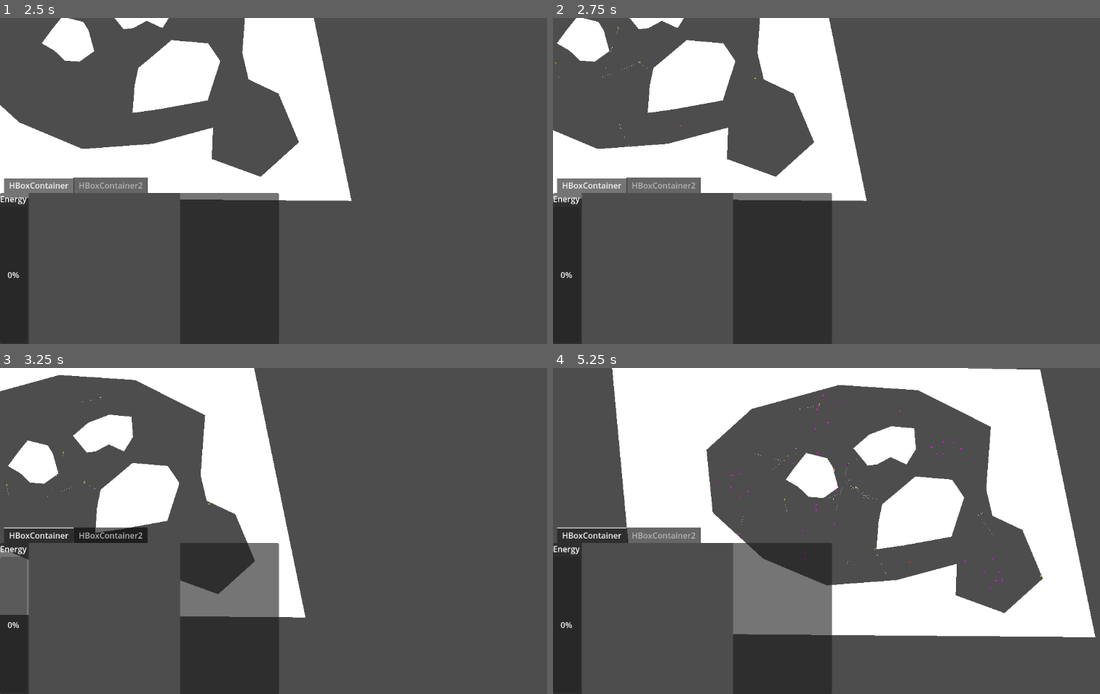
Above: before the commit, frames 1-4 (two rows, left to right).
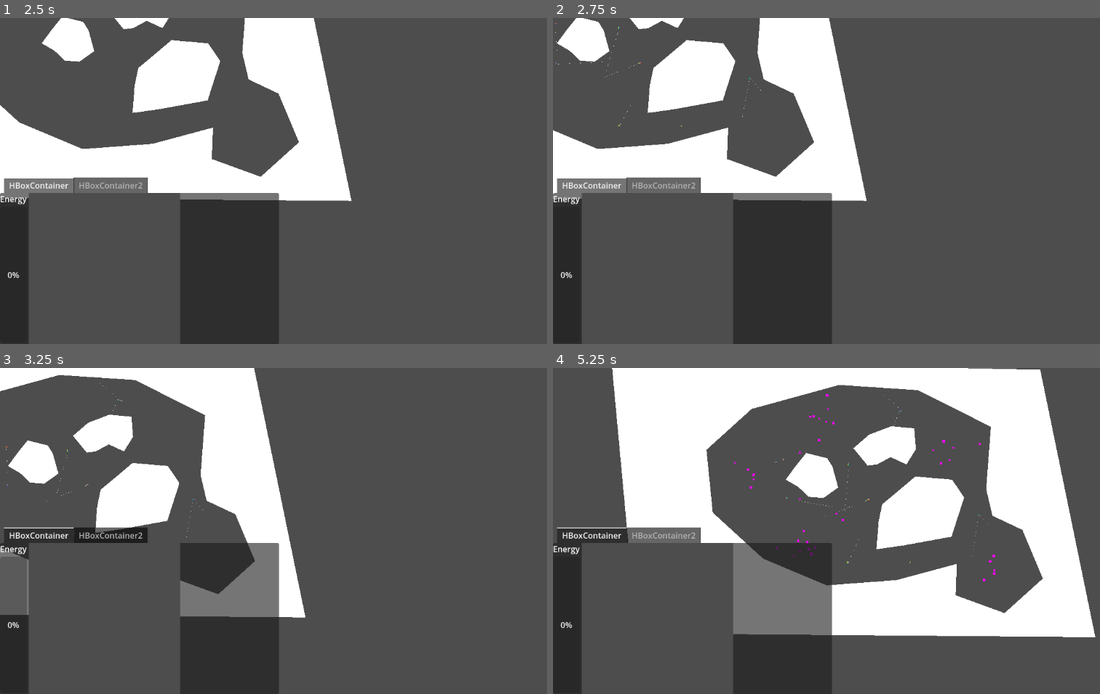
Above: after the commit, the same moments.

Repository: 06gusmog/EVOLUTIONATOR-4000
Game: Godot game, scene res://Misc/world.tscn
Same seed, same stepped clock (60 frames per second), same inputs: the game is played once before the commit and once after it.
Inputs (mouse positions are in pixels of both pictures, inside the frame that each line leads up to):
- Up to frame 1 (2.5 s): tap Enter at 0.5 s; move the mouse to (415, 164) at 0.52 s; hold Right (right) 0.53-1.28 s; click (415, 164) at 0.6 s; move the mouse to (175, 197) at 1.27 s; hold Down (down) 1.28-2.03 s; tap P (test input) at 1.35 s; move the mouse to (350, 109) at 2.02 s; hold Right (right) from 2.03 s (still down); tap Shift (zoom_in) at 2.1 s
- Up to frame 2 (2.75 s): keep holding Right (right)
- Up to frame 3 (3.25 s): move the mouse to (131, 475) at 2.77 s; release Right (right) at 2.78 s; hold Up (up) from 2.78 s (still down); tap Ctrl (zoom_out) at 2.85 s
- Up to frame 4 (5.25 s): move the mouse to (645, 436) at 3.52 s; release Up (up) at 3.53 s; hold Left (left) 3.53-5.03 s; click (645, 436) at 3.6 s; move the mouse to (629, 547) at 4.27 s; tap P (test input) at 4.35 s; move the mouse to (826, 501) at 5.02 s; hold Down (down) from 5.03 s (still down); tap Shift (zoom_in) at 5.1 s

Frame 1 is identical in both runs. In frame 2, less than 0.1% of the frame differs, in the area x 0-39%, y 1-40%; in frame 3, less than 0.1%; in frame 4, 0.3%, in the area x 30-90%, y 8-68%.
Error before the commit: Attempt to call function 'store_line' in base 'null instance' on a null instance. (res://Misc/SimulationHandler.gd:169)
Error after the commit: Attempt to call function 'store_line' in base 'null instance' on a null instance. (res://Misc/SimulationHandler.gd:168)

Commit message:
whoops lol

Diff:
--- /dev/null
+++ b/Godot/Cell Types/Scenes/armor_cell.tscn
@@ -0,0 +1,12 @@
+[gd_scene load_steps=4 format=3 uid="uid://ctv7ofyjdy2dx"]
+
+[ext_resource type="Shape2D" uid="uid://v66p2r8ukumf" path="res://Standards/cell_shape.tres" id="1_vpxns"]
+[ext_resource type="Script" path="res://Cell Types/Scripts/ArmorCell.gd" id="2_21s4b"]
+[ext_resource type="Texture2D" uid="uid://be6tg6lcyhdvt" path="res://Misc/visuals/1_white_pixel.png" id="3_el5lo"]
+
+[node name="ArmorCell" type="CollisionShape2D"]
+shape = ExtResource("1_vpxns")
+script = ExtResource("2_21s4b")
+
+[node name="Sprite2D" type="Sprite2D" parent="."]
+texture = ExtResource("3_el5lo")
--- a/Godot/Cell Types/Scenes/eye_cell.tscn
+++ b/Godot/Cell Types/Scenes/eye_cell.tscn
@@ -9,6 +9,7 @@
 script = ExtResource("2_x5267")
 
 [node name="RayCast2D" type="RayCast2D" parent="."]
+collision_mask = 7
 collide_with_areas = true
 
 [node name="Line2D" type="Line2D" parent="."]
--- /dev/null
+++ b/Godot/Cell Types/Scenes/hearing_cell.tscn
@@ -0,0 +1,22 @@
+[gd_scene load_steps=5 format=3 uid="uid://0mhqxtrvoc5l"]
+
+[ext_resource type="Shape2D" uid="uid://v66p2r8ukumf" path="res://Standards/cell_shape.tres" id="1_m638y"]
+[ext_resource type="Script" path="res://Cell Types/Scripts/HearingCell.gd" id="2_vnun1"]
+[ext_resource type="Texture2D" uid="uid://be6tg6lcyhdvt" path="res://Misc/visuals/1_white_pixel.png" id="3_fssiw"]
+
+[sub_resource type="CircleShape2D" id="CircleShape2D_uea70"]
+
+[node name="HearingCell" type="CollisionShape2D"]
+shape = ExtResource("1_m638y")
+script = ExtResource("2_vnun1")
+
+[node name="Sprite2D" type="Sprite2D" parent="."]
+texture = ExtResource("3_fssiw")
+
+[node name="Area2D" type="Area2D" parent="."]
+scale = Vector2(0.1, 0.1)
+collision_mask = 2
+monitorable = false
+
+[node name="CollisionShape2D" type="CollisionShape2D" parent="Area2D"]
+shape = SubResource("CircleShape2D_uea70")
--- /dev/null
+++ b/Godot/Cell Types/Scenes/smelling_cell.tscn
@@ -0,0 +1,22 @@
+[gd_scene load_steps=5 format=3 uid="uid://t5c86xlsoyfm"]
+
+[ext_resource type="Shape2D" uid="uid://v66p2r8ukumf" path="res://Standards/cell_shape.tres" id="1_0oauv"]
+[ext_resource type="Script" path="res://Cell Types/Scripts/SmellingCell.gd" id="2_bh51n"]
+[ext_resource type="Texture2D" uid="uid://be6tg6lcyhdvt" path="res://Misc/visuals/1_white_pixel.png" id="3_i0pag"]
+
+[sub_resource type="CircleShape2D" id="CircleShape2D_uea70"]
+
+[node name="HearingCell" type="CollisionShape2D"]
+shape = ExtResource("1_0oauv")
+script = ExtResource("2_bh51n")
+
+[node name="Sprite2D" type="Sprite2D" parent="."]
+texture = ExtResource("3_i0pag")
+
+[node name="Area2D" type="Area2D" parent="."]
+scale = Vector2(0.1, 0.1)
+collision_mask = 4
+monitorable = false
+
+[node name="CollisionShape2D" type="CollisionShape2D" parent="Area2D"]
+shape = SubResource("CircleShape2D_uea70")
--- /dev/null
+++ b/Godot/Cell Types/Scripts/ArmorCell.gd
@@ -0,0 +1,4 @@
+extends Cell
+
+func _interpret_special_sauce(_special_sauce):
+	tags.append('Inedible')
--- a/Godot/Cell Types/Scripts/EyeCell.gd
+++ b/Godot/Cell Types/Scripts/EyeCell.gd
@@ -8,7 +8,7 @@
 func _interpret_special_sauce(special_sauce):
 	var sauce_values = get_from_sauce(special_sauce, ['angle', 'weight'])
 	angle = sauce_values[0]
-	distance = sauce_values[1] * distance_factor
+	distance = (sauce_values[1] + 1) * distance_factor
 	ray_cast_2d.target_position = Vector2(cos(angle), sin(angle)) * distance
 	line_2d.points = [Vector2(0,0), ray_cast_2d.target_position]
 	tags.append('Output')
@@ -16,7 +16,7 @@
 func _update_output(_input):
 	if ray_cast_2d.is_colliding():
 		var collision_point = ray_cast_2d.get_collision_point()
-		var collision_distance = collision_point.distance_to(Vector2(0,0))
-		output = collision_distance / distance
+		var collision_distance = to_local(collision_point).distance_to(Vector2(0,0))
+		output = (distance - collision_distance) / distance
 	else:
-		output = 0.0
+		output = -1
--- /dev/null
+++ b/Godot/Cell Types/Scripts/HearingCell.gd
@@ -0,0 +1,29 @@
+extends Cell
+var distance: int
+var distance_factor = 10
+@onready var area_2d = $Area2D
+
+func _interpret_special_sauce(special_sauce):
+	var sauce_values = get_from_sauce(special_sauce, ['weight'])
+	distance = (sauce_values[0] + 1) * distance_factor
+	area_2d.scale = Vector2(0.1 * distance, 0.1 * distance)
+	tags.append('Output')
+
+func _update_output(_input):
+	var bodies_in_range = area_2d.get_overlapping_bodies()
+	if len(bodies_in_range) == 0:
+		output = -1
+	else:
+		var dist2 = []
+		for body in bodies_in_range:
+			if body == self.get_parent():
+				continue
+			dist2.append(to_local(body.position).distance_squared_to(self.position))
+		if len(dist2) == 0:
+			output = -1
+			return
+		var min_dist2 = dist2.min()
+		var collision_distance = sqrt(min_dist2)
+		if collision_distance > distance:
+			collision_distance = distance
+		output = (distance - collision_distance) / distance
--- a/Godot/Cell Types/Scripts/MoveCell.gd
+++ b/Godot/Cell Types/Scripts/MoveCell.gd
@@ -8,11 +8,11 @@
 func _interpret_special_sauce(special_sauce):
 	var sauce_values = get_from_sauce(special_sauce, ["angle", "weight"])
 	angle = sauce_values[0]
-	strength = sauce_values[1] * movement_tweak
+	strength = (sauce_values[1] + 1) * movement_tweak
 	sprite_2d_2.rotation = angle - PI/2
 	tags.append('Input')
 
 func _act(input, delta):
 	var direction = Vector2(cos(angle + get_parent().rotation), sin(angle + get_parent().rotation))
-	get_parent().apply_impulse(direction * 4 * strength * input * delta, position.rotated(get_parent().rotation))
+	get_parent().apply_force(direction * 4 * strength * input * delta, position.rotated(get_parent().rotation))
 	sprite_2d_2.scale.y = strength * input / (movement_tweak * 9)
--- a/Godot/Cell Types/Scripts/RotationCell.gd
+++ b/Godot/Cell Types/Scripts/RotationCell.gd
@@ -9,4 +9,4 @@
 	output = 0
 
 func _act(input, delta):
-	get_parent().apply_torque_impulse(input * weight * delta)
+	get_parent().apply_torque(input * weight * delta)
--- /dev/null
+++ b/Godot/Cell Types/Scripts/SmellingCell.gd
@@ -0,0 +1,29 @@
+extends Cell
+var distance: int
+var distance_factor = 10
+@onready var area_2d = $Area2D
+
+func _interpret_special_sauce(special_sauce):
+	var sauce_values = get_from_sauce(special_sauce, ['weight'])
+	distance = (sauce_values[0] + 1) * distance_factor
+	area_2d.scale = Vector2(0.1 * distance, 0.1 * distance)
+	tags.append('Output')
+
+func _update_output(_input):
+	var bodies_in_range = area_2d.get_overlapping_bodies()
+	if len(bodies_in_range) == 0:
+		output = -1
+	else:
+		var dist2 = []
+		for body in bodies_in_range:
+			if body == self.get_parent():
+				continue
+			dist2.append(to_local(body.position).distance_squared_to(self.position))
+		if len(dist2) == 0:
+			output = -1
+			return
+		var min_dist2 = dist2.min()
+		var collision_distance = sqrt(min_dist2)
+		if collision_distance > distance:
+			collision_distance = distance
+		output = (distance - collision_distance) /distance
--- a/Godot/Misc/Creature.gd
+++ b/Godot/Misc/Creature.gd
@@ -7,6 +7,7 @@
 var user_interface
 var bounding_sphere_size : float
 var creatureID : String
+var per_frame_energy_consumption: float
 
 
 var cell_weight = GlobalSettings.cell_weight
@@ -60,24 +61,25 @@
 		Vector2(1,-1) * box_side_length + center_of_mass
 		]
 	line_2d.visible = false
-
-	energy = GlobalSettings.energy_starting_PC * len(cells)
+	for cellID in cells:
+		var cell = cells[cellID]
+		per_frame_energy_consumption += cell.energy_consumption
+	energy = GlobalSettings.starting_energy * per_frame_energy_consumption
 
 	get_parent().get_node('FoodSpawnPoints').get_node('FoodSpawnTimer').timeout.connect(reproduce_time)
 # Called every frame. 'delta' is the elapsed time since the previous frame.
 func _process(delta):
 	clear_killing_queue()
 	line_2d.global_rotation = 0.0 # boxD
-
-	var frame_energy_consumption = 0.0
 	for cellID in cells:
 		var cell = cells[cellID]
 		cell.update_output()
+	per_frame_energy_consumption = 0
 	for cellID in cells:
 		var cell = cells[cellID]
 		cell.read_and_act(delta)
-		frame_energy_consumption += cell.energy_consumption
-	energy -= frame_energy_consumption * delta
+		per_frame_energy_consumption += cell.energy_consumption
+	energy -= per_frame_energy_consumption * delta * GlobalSettings.metabolism_modifier
 	if energy <= 0:
 		die()
 #	if energy >= required_energy:
@@ -98,7 +100,7 @@
 	return save_dict
 
 func reproduce_time():
-	if energy >= GlobalSettings.energy_required_to_reproduce_PC * len(cells):
+	if energy >= GlobalSettings.reproduction_energy_requirement * per_frame_energy_consumption:
 		mitosis.emit(self)
 
 func _on_body_shape_entered(_body_rid, body, body_shape_index, local_shape_index):
--- a/Godot/Misc/FoodObject.gd
+++ b/Godot/Misc/FoodObject.gd
@@ -42,8 +42,8 @@
 		var energy_to_eat = eat_food(local_shape_index)
 		#print(energy_to_eat)
 		body.energy += energy_to_eat
-		if body.energy > len(body.cells) * GlobalSettings.energy_cap_PC:
-			body.energy = len(body.cells) * GlobalSettings.energy_cap_PC
+		if body.energy > body.per_frame_energy_consumption * GlobalSettings.energy_cap:
+			body.energy = body.per_frame_energy_consumption * GlobalSettings.energy_cap
 	else:
 		#print('Food in the wall')
 		eat_food(local_shape_index)
--- a/Godot/Misc/SimulationHandler.gd
+++ b/Godot/Misc/SimulationHandler.gd
@@ -13,7 +13,6 @@
 @onready var food_spawn_nodes = get_node("FoodSpawnPoints").get_children()
 
 # Math functions
-
 func _ready():
 	food_spawn_nodes.pop_at(-1)
 
@@ -30,7 +29,7 @@
 	return Vector2(rng.randi() % diameter - diameter/2 + offset[0], rng.randi() % diameter - diameter/2 + offset[1])
 
 func spawn_food(food_spawn_node):
-	var energy = rng.randi() % 50 + 100
+	var energy = rng.randi() % 100 + 150
 	var proposed_position = [0,0]
 	for x in range(15):
 		proposed_position = get_random_position(food_spawn_node)
@@ -139,7 +138,7 @@
 		create_creature(new_DNA, creature.position + Vector2(0, creature.bounding_sphere_size * 3), creature.creatureID)
 	else:
 		create_creature(new_DNA, creature.position + -creature.linear_velocity.normalized() * creature.bounding_sphere_size * 3, creature.creatureID)
-	creature.energy -= GlobalSettings.energy_required_to_reproduce_PC * len(creature.cells)
+	creature.energy /= 2
 
 #This code is stolen from https://docs.godotengine.org/en/stable/tutorials/io/saving_games.html,
 #if any problems occur please consult the source
@@ -182,7 +181,6 @@
 		elif len(overlapping_bodies) == 1 and food_object in overlapping_bodies:
 			create_creature(generate_random_DNA(GlobalSettings.creature_spawn_size), spawn.position)
 
-
 func _on_auto_save_timer_timeout():
 	print("Autosave")
 	save_game()
--- a/Godot/Misc/creature.tscn
+++ b/Godot/Misc/creature.tscn
@@ -7,10 +7,12 @@
 bounce = 0.4
 
 [node name="Creature" type="RigidBody2D"]
+collision_layer = 2
+collision_mask = 7
 input_pickable = true
 physics_material_override = SubResource("PhysicsMaterial_cf5g3")
+contact_monitor = true
 max_contacts_reported = 10
-contact_monitor = true
 linear_damp = 3.621
 angular_damp = 49.347
 script = ExtResource("1_2isnp")
--- a/Godot/Misc/world.tscn
+++ b/Godot/Misc/world.tscn
@@ -26,6 +26,8 @@
 position = Vector2(120, 120)
 
 [node name="Area2D" type="Area2D" parent="Spawnpoints/Spawn 1"]
+collision_mask = 2
+monitorable = false
 
 [node name="CollisionShape2D" type="CollisionShape2D" parent="Spawnpoints/Spawn 1/Area2D"]
 shape = SubResource("CircleShape2D_rjn3i")
@@ -34,6 +36,8 @@
 position = Vector2(100, -170)
 
 [node name="Area2D" type="Area2D" parent="Spawnpoints/Spawn 2"]
+collision_mask = 2
+monitorable = false
 
 [node name="CollisionShape2D" type="CollisionShape2D" parent="Spawnpoints/Spawn 2/Area2D"]
 shape = SubResource("CircleShape2D_rjn3i")
@@ -42,6 +46,8 @@
 position = Vector2(-121, -75)
 
 [node name="Area2D" type="Area2D" parent="Spawnpoints/Spawn 3"]
+collision_mask = 2
+monitorable = false
 
 [node name="CollisionShape2D" type="CollisionShape2D" parent="Spawnpoints/Spawn 3/Area2D"]
 shape = SubResource("CircleShape2D_rjn3i")
@@ -50,6 +56,8 @@
 position = Vector2(0, -67)
 
 [node name="Area2D" type="Area2D" parent="Spawnpoints/Spawn 4"]
+collision_mask = 2
+monitorable = false
 
 [node name="CollisionShape2D" type="CollisionShape2D" parent="Spawnpoints/Spawn 4/Area2D"]
 shape = SubResource("CircleShape2D_rjn3i")
@@ -58,6 +66,8 @@
 position = Vector2(-120, 0)
 
 [node name="Area2D" type="Area2D" parent="Spawnpoints/Spawn 5"]
+collision_mask = 2
+monitorable = false
 
 [node name="CollisionShape2D" type="CollisionShape2D" parent="Spawnpoints/Spawn 5/Area2D"]
 shape = SubResource("CircleShape2D_rjn3i")
@@ -66,6 +76,8 @@
 position = Vector2(40, 0)
 
 [node name="Area2D" type="Area2D" parent="Spawnpoints/Spawn 6"]
+collision_mask = 2
+monitorable = false
 
 [node name="CollisionShape2D" type="CollisionShape2D" parent="Spawnpoints/Spawn 6/Area2D"]
 shape = SubResource("CircleShape2D_rjn3i")
@@ -74,6 +86,8 @@
 position = Vector2(0, 120)
 
 [node name="Area2D" type="Area2D" parent="Spawnpoints/Spawn 7"]
+collision_mask = 2
+monitorable = false
 
 [node name="CollisionShape2D" type="CollisionShape2D" parent="Spawnpoints/Spawn 7/Area2D"]
 shape = SubResource("CircleShape2D_rjn3i")
@@ -82,6 +96,8 @@
 position = Vector2(250, 30)
 
 [node name="Area2D" type="Area2D" parent="Spawnpoints/Spawn 8"]
+collision_mask = 2
+monitorable = false
 
 [node name="CollisionShape2D" type="CollisionShape2D" parent="Spawnpoints/Spawn 8/Area2D"]
 shape = SubResource("CircleShape2D_rjn3i")
@@ -120,6 +136,8 @@
 [node name="Camera2D" type="Camera2D" parent="."]
 
 [node name="FoodObject" parent="." instance=ExtResource("2_8ygnx")]
+collision_layer = 4
+collision_mask = 7
 
 [node name="StaticBody2D" type="StaticBody2D" parent="."]
 physics_material_override = SubResource("PhysicsMaterial_06e6h")
@@ -172,9 +190,11 @@
 offset_top = -178.0
 offset_right = 553.0
 grow_vertical = 0
+current_tab = 0
 
 [node name="HBoxContainer" type="HBoxContainer" parent="CanvasLayer/UserInterface/TabContainer"]
 layout_mode = 2
+metadata/_tab_index = 0
 
 [node name="Creature View" type="VBoxContainer" parent="CanvasLayer/UserInterface/TabContainer/HBoxContainer"]
 layout_mode = 2
@@ -204,6 +224,7 @@
 [node name="HBoxContainer2" type="HBoxContainer" parent="CanvasLayer/UserInterface/TabContainer"]
 visible = false
 layout_mode = 2
+metadata/_tab_index = 1
 
 [node name="AspectRatioContainer" type="AspectRatioContainer" parent="CanvasLayer/UserInterface/TabContainer/HBoxContainer2"]
 custom_minimum_size = Vector2(100, 100)
--- a/Godot/Standards/Cell.gd
+++ b/Godot/Standards/Cell.gd
@@ -5,7 +5,7 @@
 var cellID : String
 var type : String
 var tags : Array # Eats, Uneatable, Output
-var energy_consumption = GlobalSettings.energy_consumption_PC
+var energy_consumption: float
 var connections : Array
 var calculated_input : float
 var output : float
@@ -45,10 +45,12 @@
 	cellID = ID
 	name = cellID
 	type = RNA['Type']
+	energy_consumption = GlobalSettings.cell_type_energy_consumption[type]
 	connections = RNA['Connections']
 	position = RNA['Position']
 	shape = load("res://Standards/cell_shape.tres")
 	_interpret_special_sauce(RNA['Special Sauce'])
+	get_node("Sprite2D").self_modulate = GlobalSettings.color_sheet[type]
 
 func remove_connections(cellIDs : Array):
 	var temporary_array = []
--- a/Godot/Standards/global_settings.gd
+++ b/Godot/Standards/global_settings.gd
@@ -12,6 +12,25 @@
 var energy_dropped_max = 75.0
 var energy_consumption_PC = 0.2
 
+#Numbers pulled straight from my butt, feel free to change.
+var cell_type_energy_consumption = {
+	'eating_cell.tscn':0.3,
+	'eye_cell.tscn':0.4,
+	'move_cell.tscn':0.3,
+	'neuron_cell.tscn':0.5,
+	'rotation_cell.tscn':0.2,
+	'hearing_cell.tscn':0.2,
+	'smelling_cell.tscn':0.2,
+	'armor_cell.tscn':0.1
+}
+#Factor multiplied by per frame energy consumption
+#Numbers still out of my butt, feel free to change.
+var reproduction_energy_requirement = 150
+var starting_energy = 100
+var energy_cap = 200
+#Modifier that changes the speed at which energy is consumed
+var metabolism_modifier = 0.5
+
 # Energy
 var cell_weight = 1.0
 
@@ -21,7 +40,7 @@
 # Mutation
 var mutation_chance_multiplier = 1
 var mutation_chances = {
-	'remove_cell': 20,
+	'remove_cell': 15,
 	'new_cell': 10, #Likelihood is 1/x
 	'new_connection': 5,
 	'delete_connection': 5,
@@ -40,7 +59,10 @@
 	'eye_cell.tscn':Color.PURPLE,
 	'move_cell.tscn':Color.BLUE,
 	'neuron_cell.tscn':Color.YELLOW,
-	'rotation_cell.tscn':Color.GREEN
+	'rotation_cell.tscn':Color.GREEN,
+	'hearing_cell.tscn':Color.AQUA,
+	'smelling_cell.tscn':Color.ORANGE,
+	'armor_cell.tscn':Color.DARK_GRAY
 	}
 
 #To create a new game, create a folder in %appdata%/Godot/app_userdata/[name of the project]/
--- a/Godot/Standards/template_cell.gd
+++ b/Godot/Standards/template_cell.gd
@@ -1,11 +1,11 @@
 extends Cell
 
-func _enterperate_special_sauce(special_sauce):
+func _interpret_special_sauce(special_sauce):
 	pass
 
-func _update_output():
+func _update_output(_input):
 	pass
 
 
-func _act(input):
+func _act(input, delta):
 	pass
--- a/Godot/project.godot
+++ b/Godot/project.godot
@@ -12,7 +12,7 @@
 
 config/name="Gymnasiearbete 2"
 run/main_scene="res://Misc/world.tscn"
-config/features=PackedStringArray("4.2", "Forward Plus")
+config/features=PackedStringArray("4.3", "Forward Plus")
 config/icon="res://icon.svg"
 
 [autoload]
@@ -24,41 +24,41 @@
 
 left={
 "deadzone": 0.5,
-"events": [Object(InputEventKey,"resource_local_to_scene":fa …(175 unchanged characters)… ode":4194319,"key_label":0,"unicode":0,"echo":false,"script":null)
-, Object(InputEventKey,"resource_local_to_scene":false,"reso …(162 unchanged characters)… keycode":65,"key_label":0,"unicode":97,"echo":false,"script":null)
+"events": [Object(InputEventKey,"resource_local_to_scene":fa …(175 unchanged characters)… ode":4194319,"key_label":0,"unicode":0,"location":0,"echo":false,"script":null)
+, Object(InputEventKey,"resource_local_to_scene":false,"reso …(162 unchanged characters)… keycode":65,"key_label":0,"unicode":97,"location":0,"echo":false,"script":null)
 ]
 }
 right={
 "deadzone": 0.5,
-"events": [Object(InputEventKey,"resource_local_to_scene":fa …(175 unchanged characters)… ode":4194321,"key_label":0,"unicode":0,"echo":false,"script":null)
-, Object(InputEventKey,"resource_local_to_scene":false,"reso …(163 unchanged characters)… eycode":68,"key_label":0,"unicode":100,"echo":false,"script":null)
+"events": [Object(InputEventKey,"resource_local_to_scene":fa …(175 unchanged characters)… ode":4194321,"key_label":0,"unicode":0,"location":0,"echo":false,"script":null)
+, Object(InputEventKey,"resource_local_to_scene":false,"reso …(163 unchanged characters)… eycode":68,"key_label":0,"unicode":100,"location":0,"echo":false,"script":null)
 ]
 }
 up={
 "deadzone": 0.5,
-"events": [Object(InputEventKey,"resource_local_to_scene":fa …(175 unchanged characters)… ode":4194320,"key_label":0,"unicode":0,"echo":false,"script":null)
-, Object(InputEventKey,"resource_local_to_scene":false,"reso …(163 unchanged characters)… eycode":87,"key_label":0,"unicode":119,"echo":false,"script":null)
+"events": [Object(InputEventKey,"resource_local_to_scene":fa …(175 unchanged characters)… ode":4194320,"key_label":0,"unicode":0,"location":0,"echo":false,"script":null)
+, Object(InputEventKey,"resource_local_to_scene":false,"reso …(163 unchanged characters)… eycode":87,"key_label":0,"unicode":119,"location":0,"echo":false,"script":null)
 ]
 }
 down={
 "deadzone": 0.5,
-"events": [Object(InputEventKey,"resource_local_to_scene":fa …(175 unchanged characters)… ode":4194322,"key_label":0,"unicode":0,"echo":false,"script":null)
-, Object(InputEventKey,"resource_local_to_scene":false,"reso …(163 unchanged characters)… eycode":83,"key_label":0,"unicode":115,"echo":false,"script":null)
+"events": [Object(InputEventKey,"resource_local_to_scene":fa …(175 unchanged characters)… ode":4194322,"key_label":0,"unicode":0,"location":0,"echo":false,"script":null)
+, Object(InputEventKey,"resource_local_to_scene":false,"reso …(163 unchanged characters)… eycode":83,"key_label":0,"unicode":115,"location":0,"echo":false,"script":null)
 ]
 }
 zoom_in={
 "deadzone": 0.5,
-"events": [Object(InputEventKey,"resource_local_to_scene":fa …(175 unchanged characters)… ode":4194325,"key_label":0,"unicode":0,"echo":false,"script":null)
+"events": [Object(InputEventKey,"resource_local_to_scene":fa …(175 unchanged characters)… ode":4194325,"key_label":0,"unicode":0,"location":0,"echo":false,"script":null)
 ]
 }
 zoom_out={
 "deadzone": 0.5,
-"events": [Object(InputEventKey,"resource_local_to_scene":fa …(175 unchanged characters)… ode":4194326,"key_label":0,"unicode":0,"echo":false,"script":null)
+"events": [Object(InputEventKey,"resource_local_to_scene":fa …(175 unchanged characters)… ode":4194326,"key_label":0,"unicode":0,"location":0,"echo":false,"script":null)
 ]
 }
 "test input"={
 "deadzone": 0.5,
-"events": [Object(InputEventKey,"resource_local_to_scene":fa …(172 unchanged characters)… eycode":80,"key_label":0,"unicode":112,"echo":false,"script":null)
+"events": [Object(InputEventKey,"resource_local_to_scene":fa …(172 unchanged characters)… eycode":80,"key_label":0,"unicode":112,"location":0,"echo":false,"script":null)
 ]
 }
 click={
@@ -68,9 +68,15 @@
 }
 Pause={
 "deadzone": 0.5,
-"events": [Object(InputEventKey,"resource_local_to_scene":fa …(171 unchanged characters)… keycode":32,"key_label":0,"unicode":32,"echo":false,"script":null)
+"events": [Object(InputEventKey,"resource_local_to_scene":fa …(171 unchanged characters)… keycode":32,"key_label":0,"unicode":32,"location":0,"echo":false,"script":null)
 ]
 }
+
+[layer_names]
+
+2d_render/layer_1="Terrain"
+2d_render/layer_2="Creatures"
+2d_render/layer_3="Food"
 
 [physics]
 
Binary file added: Godot/Lineage Tracking/Icons/test.png
